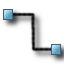
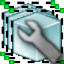
Two versions of the same layered image (w=64, h=64). Layer-by-layer changes:
hid "Link" over (x1=1, y1=7, x2=64, y2=64)
showed "Prop", painted on it over (x1=15, y1=18, x2=64, y2=64)
showed "Lib" over (x1=4, y1=4, x2=64, y2=64)
showed "Тло" over (x1=0, y1=0, x2=55, y2=56)
